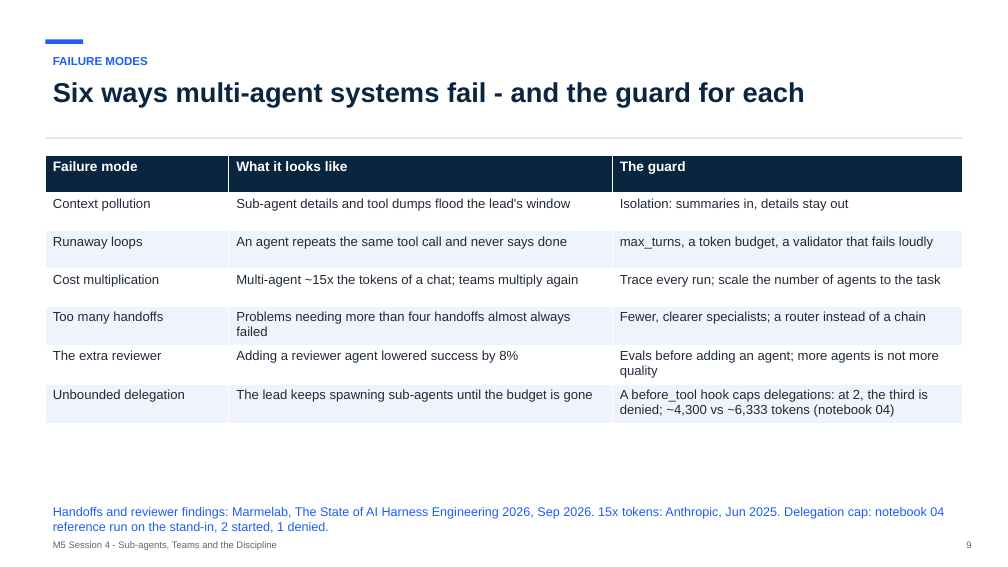
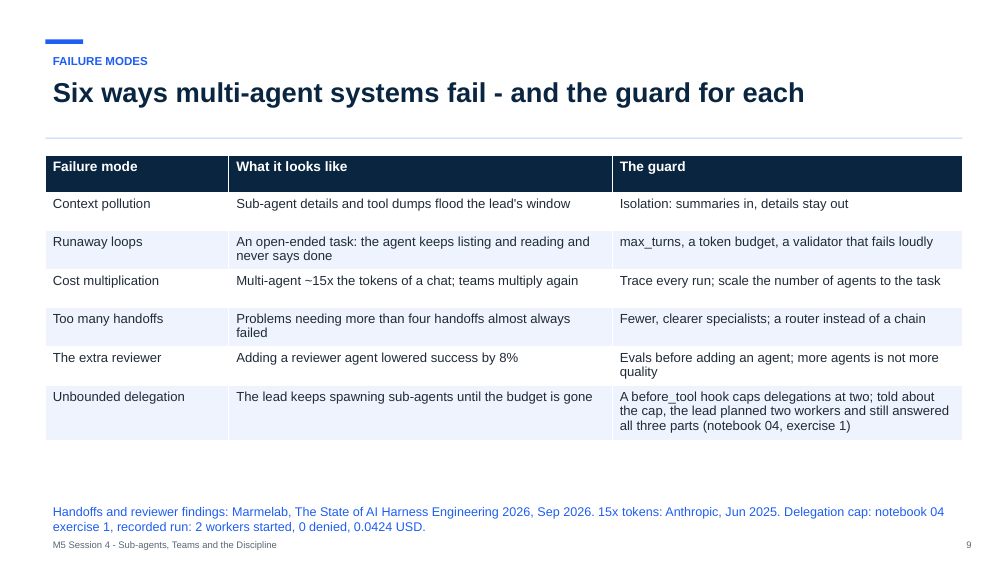
Before and after one commit to maglionejm/fontys-tech-exercises, a slide deck: slide 9 of presentations/m5-session-4-sub-agents-teams-and-the-discipline.pptx. Drawn at 1008x567 pixels with LibreOffice and Linux fonts; fonts in the diff are those of the drawing. Boxes give left, top, right and bottom in pixels: in the first picture for what was removed or moved away, otherwise in the second. Text is boxed around its words. In the diff, an @@ line names an element or a change of style, - is before the commit and + after.

```diff
--- a/presentations/m5-session-4-sub-agents-teams-and-the-discipline.pptx
+++ b/presentations/m5-session-4-sub-agents-teams-and-the-discipline.pptx
@@ table at (45,155,963,437) @@
-row 3, column 2: An agent repeats the same tool call and never says done
+row 3, column 2: An open-ended task: the agent keeps listing and reading and never says done
-row 7, column 3: A before_tool hook caps delegations: at 2, the third is denied; ~4,300 vs ~6,333 tokens (notebook 04)
+row 7, column 3: A before_tool hook caps delegations at two; told about the cap, the lead planned two workers and still answered all three parts (notebook 04, exercise 1)
@@ text at (53,507,944,533): text changed @@
-Handoffs and reviewer findings: Marmelab, The State of AI Harness Engineering 2026, Sep 2026. 15x tokens: Anthropic, Jun 2025. Delegation cap: notebook 04 reference run on the stand-in, 2 started, 1 denied.
+Handoffs and reviewer findings: Marmelab, The State of AI Harness Engineering 2026, Sep 2026. 15x tokens: Anthropic, Jun 2025. Delegation cap: notebook 04 exercise 1, recorded run: 2 workers started, 0 denied, 0.0424 USD.
```
Also in this commit, not shown: 9 other slides changed, 3 slides added, 1 other file.
